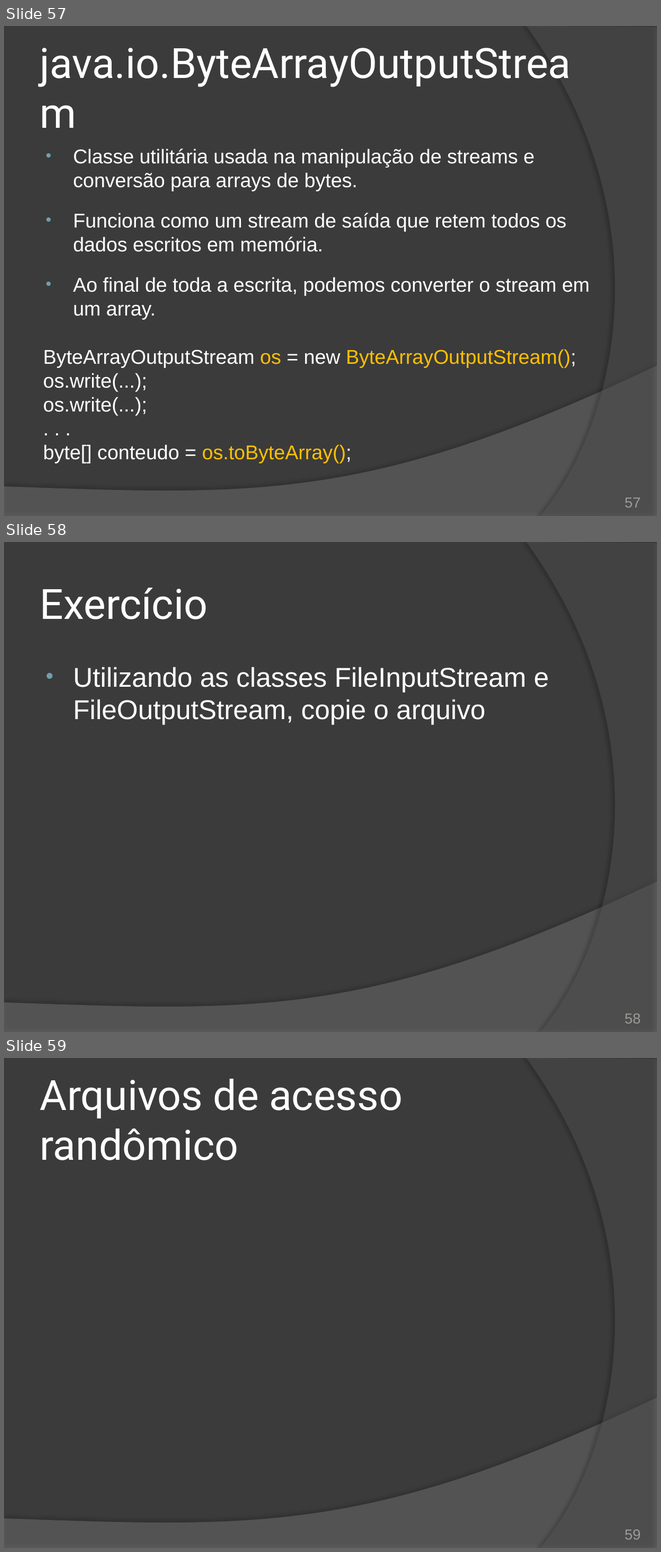
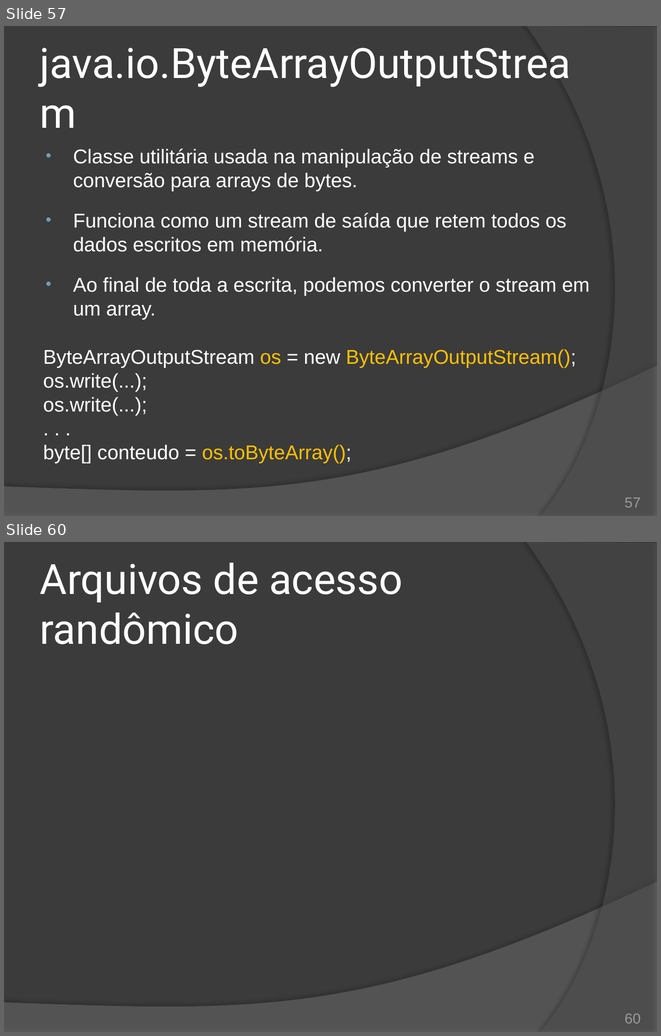
Before and after one commit to duchesqui/slzvieira-training, a slide deck: 2-Java-Programmer-Modulo-II/16.Capitulo10.pptx. Shown one above the other, each under a label of ours: slides 57, 58 and 59 before the commit, slides 57 and 60 after it; the slides between them are not shown. The pictures are 661x1552 and 661x1036 pixels, drawn with LibreOffice and Linux fonts; fonts in the diff are those of the drawing. Boxes give left, top, right and bottom in pixels: in the first picture for what was removed or moved away, otherwise in the second. Text is boxed around its words. In the diff, an @@ line names an element or a change of style, - is before the commit and + after.

Commit message:
Capítulo 10: Exercício

```diff
--- a/2-Java-Programmer-Modulo-II/16.Capitulo10.pptx
+++ b/2-Java-Programmer-Modulo-II/16.Capitulo10.pptx
@@ slide 58 removed at (4,542,657,1032), background #3B3B3B; not listed: 2 template elements that a slide beside it also shows @@
@@ title removed at (40,588,208,619) @@
-Exercício
@@ text removed at (73,667,549,724) @@
-• Utilizando as classes FileInputStream e FileOutputStream, copie o arquivo
@@ page number removed at (625,1013,641,1023) @@
-58
@@ what was slide 59 is now slide 60 @@
@@ page number at (625,1013,641,1023): text changed @@
-59
+60
```
Also in this commit, not shown: 2 slides changed, 2 slides added, 4 other files.
